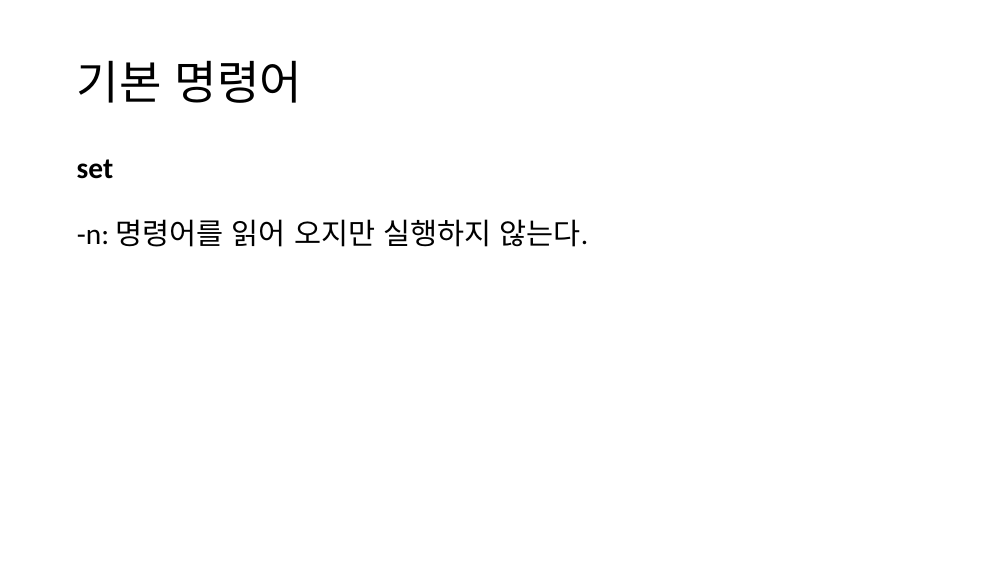
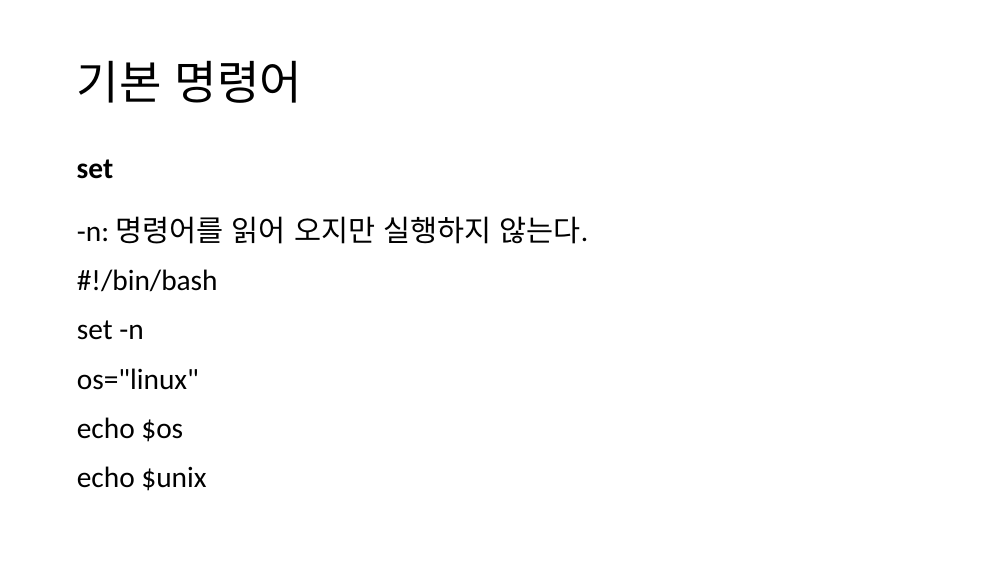
Before and after one commit to tangt64/training_memos, a slide deck: slide 69 of 쉘 + 앤서블.pptx (slide 62 before the commit). Drawn at 1008x567 pixels with LibreOffice and Linux fonts; fonts in the diff are those of the drawing. Boxes give left, top, right and bottom in pixels: in the first picture for what was removed or moved away, otherwise in the second. Text is boxed around its words. In the diff, an @@ line names an element or a change of style, - is before the commit and + after.

```diff
--- a/쉘 + 앤서블.pptx
+++ b/쉘 + 앤서블.pptx
@@ text at box(77, 216, 589, 244): line spacing 1.2 to 1.1 @@
@@ text at box(77, 269, 218, 491): paragraphs added @@
+#!/bin/bash
+set -n
+os="linux"
+echo $os
+echo $unix
```
Also in this commit, not shown: 18 other slides changed, 24 slides added, 1 slide removed.
